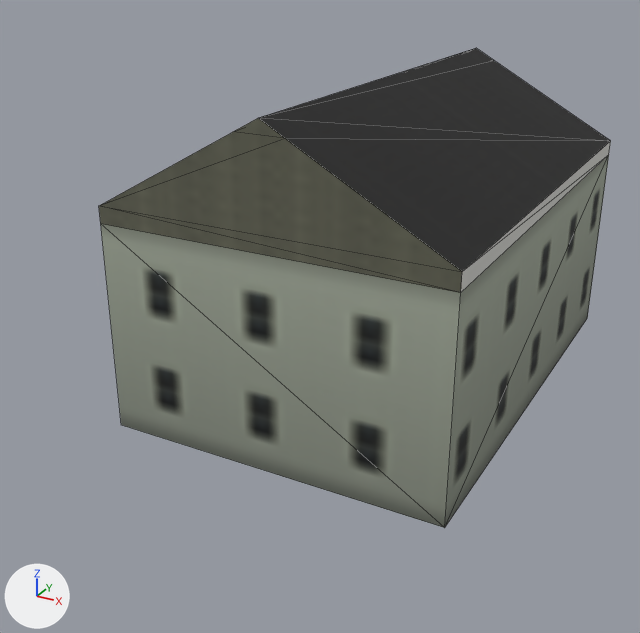
Renders of the glTF model assets/coronado_kit/buildings/houses/craftsman_large/house_craftsman_large_far.glb from each side of a commit.
Camera for both pictures: a 50 mm camera at (11.4, -25.2, 13.9) aimed at (-0.8, -3.0, 2.8). The axes (+X, +Y, +Z) are drawn at lower left. The lights are the same throughout. The picture after the commit comes second. Mesh edges are drawn as thin lines. Vertices at exactly the same position are counted once.

The first picture shows 'house_craftsman_large_far'.
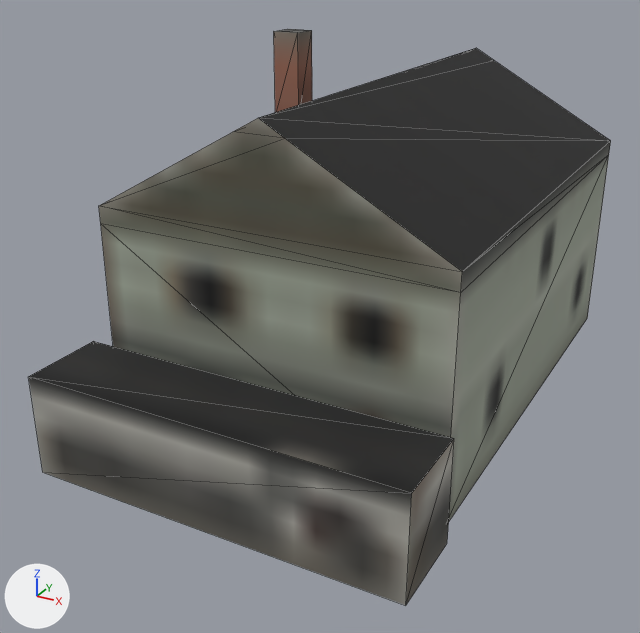
Boxes (x1, y1, x2, y2) around the edits, measured in the pictures (640 x 633 px):
'house_craftsman_large_far', surface changed, reshaped (14% wider, 20% taller): before (99, 48, 611, 528); after (28, 29, 611, 605)
part 1 of me_house_craftsman_large_far, added: after (28, 29, 454, 605)
part 2 of me_house_craftsman_large_far, surface changed: before (99, 100, 611, 528); after (99, 100, 611, 521)
part 3 of me_house_craftsman_large_far, recoloured: before (99, 118, 609, 528); after (99, 118, 609, 521)

What changed in the scene script:
```text
Add img_bld_lod_color_png:
    img_bld_lod_color_png = load_image('bld_lod_color.png', '../../../textures/bld_lod_color.png', 2048, 2048, 'sRGB')
Change mat_bld_far:
    where n0 = _N.new('ShaderNodeBsdfPrincipled'); n0.name = 'Principled BSDF'
    n0.inputs[2].default_value: 0.9 -> 0.85  # 'Roughness'
    where n4 = _N.new('ShaderNodeTexImage'); n4.name = 'Image Texture'
    n4.image: img_far_color_png -> img_bld_lod_color_png
    add n4.extension = 'EXTEND'
Change me_house_craftsman_large_far:
    used by ob_house_craftsman_large_far; location = (0.0, 0.0, 0.0)
    remove me_house_craftsman_large_far.from_pydata(...)  # 18 vertices, 30 faces; spans x -5.2..5.2, y -7.5..7.5, z 0.0..9.8
    add me_house_craftsman_large_far.from_pydata(...)  # 34 vertices, 50 faces; spans x -6.0..5.5, y -10.6..7.5, z 0.0..10.5
    me_house_craftsman_large_far part 1
    8 vertices are added at x -6.0..5.5, y -10.6..3.9, z 0.0..7.5
    8 new vertices lie (0.0, 0.0, 3.0) away from vertices in x -6.0..5.5, y -10.6..3.9, z 0.0..7.5
    20 new faces join them
    me_house_craftsman_large_far part 2: 30 kept faces spanning x -5.2..5.2, y -7.5..7.5, z 0.0..9.8 get new texture (UV) coordinates
    me_house_craftsman_large_far part 3: 18 kept faces spanning x -5.2..5.2, y -7.5..7.5, z 0.0..9.8 get new vertex colours
```
